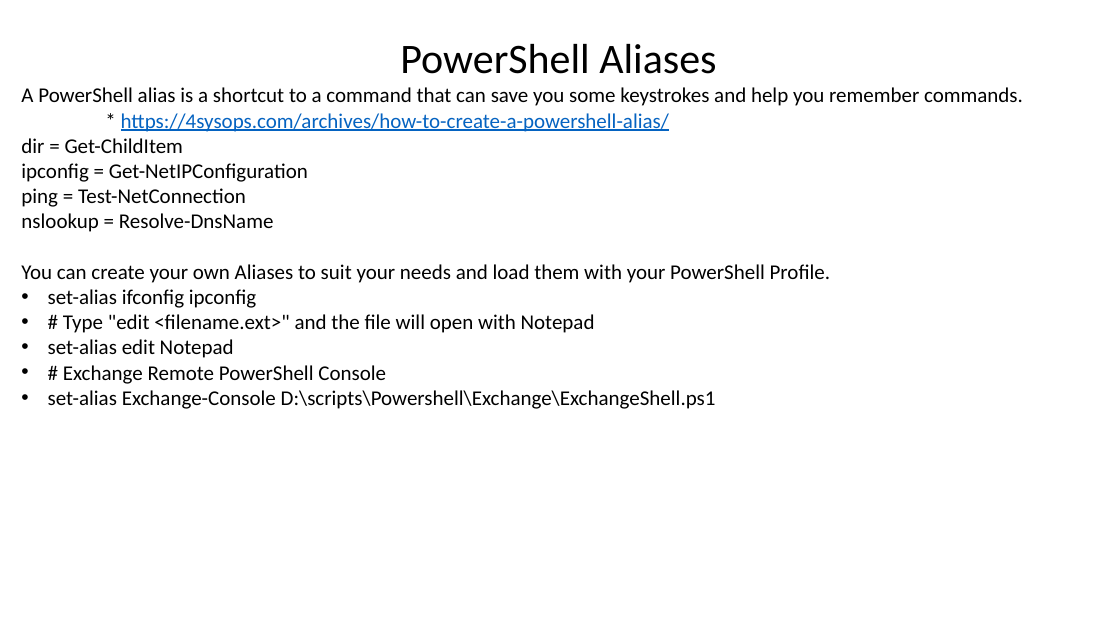
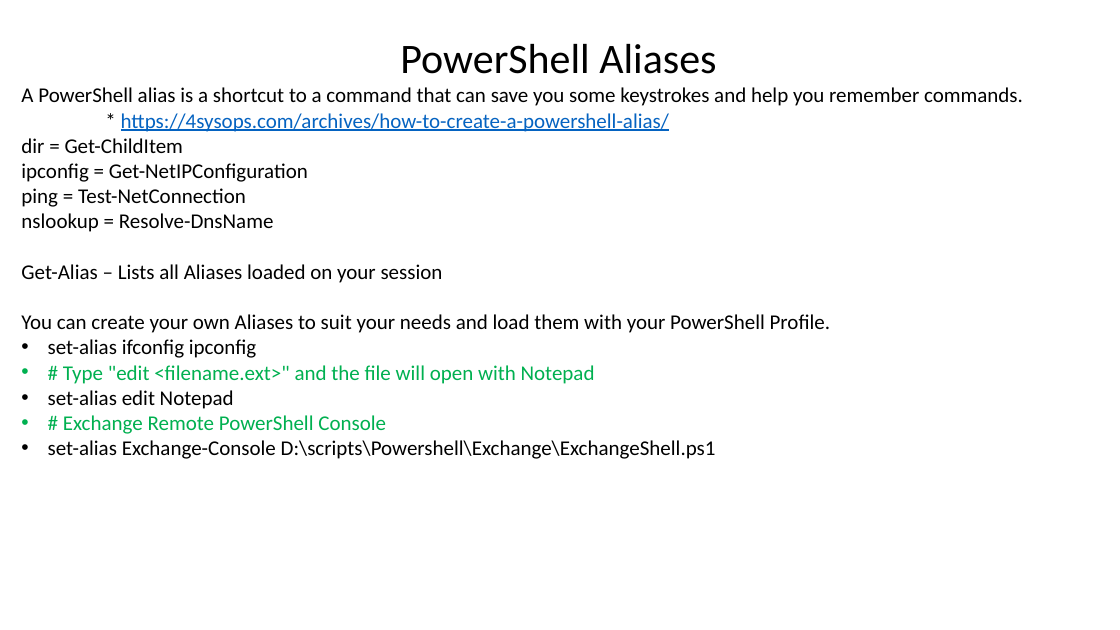
Before and after one commit to tk427/Non-Code, a slide deck: slide 17 of PowerShell/PowerShell_DogFood.pptx (slide 11 before the commit). Drawn at 1120x630 pixels with LibreOffice and Linux fonts; fonts in the diff are those of the drawing; background and template pictures are left out. Boxes give left, top, right and bottom in pixels: in the first picture for what was removed or moved away, otherwise in the second. Text is boxed around its words. In the diff, an @@ line names an element or a change of style, - is before the commit and + after.

```diff
--- a/PowerShell/PowerShell_DogFood.pptx
+++ b/PowerShell/PowerShell_DogFood.pptx
@@ text at bbox=[21, 264, 443, 283]: paragraph added @@
+Get-Alias – Lists all Aliases loaded on your session
@@ text at bbox=[63, 365, 595, 434]: text colour #000000 to #00B050 in "# Type "edit <filename.ext>" and the file ...", "# Exchange Remote PowerShell Console" @@
```
Also in this commit, not shown: 12 other slides changed, 10 slides added.
